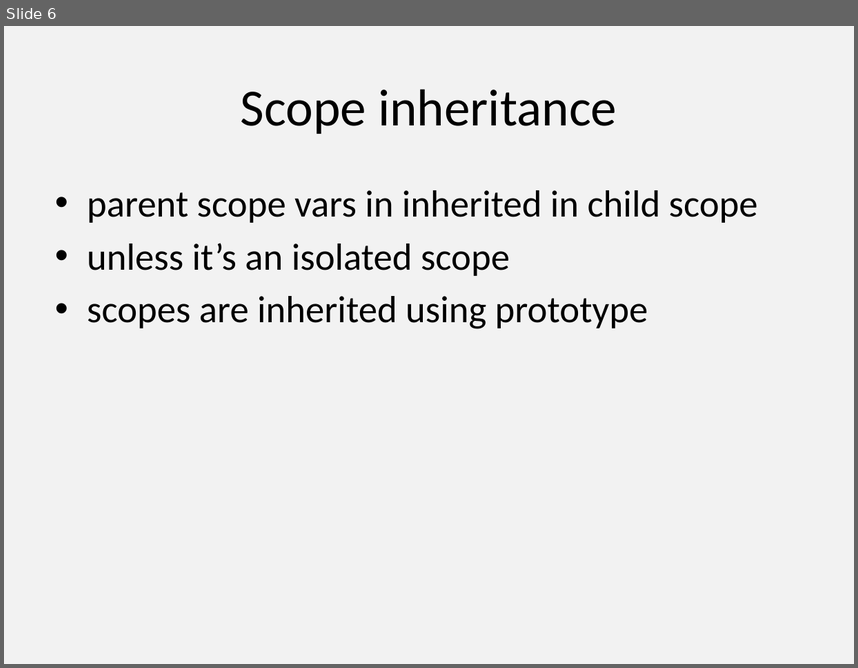
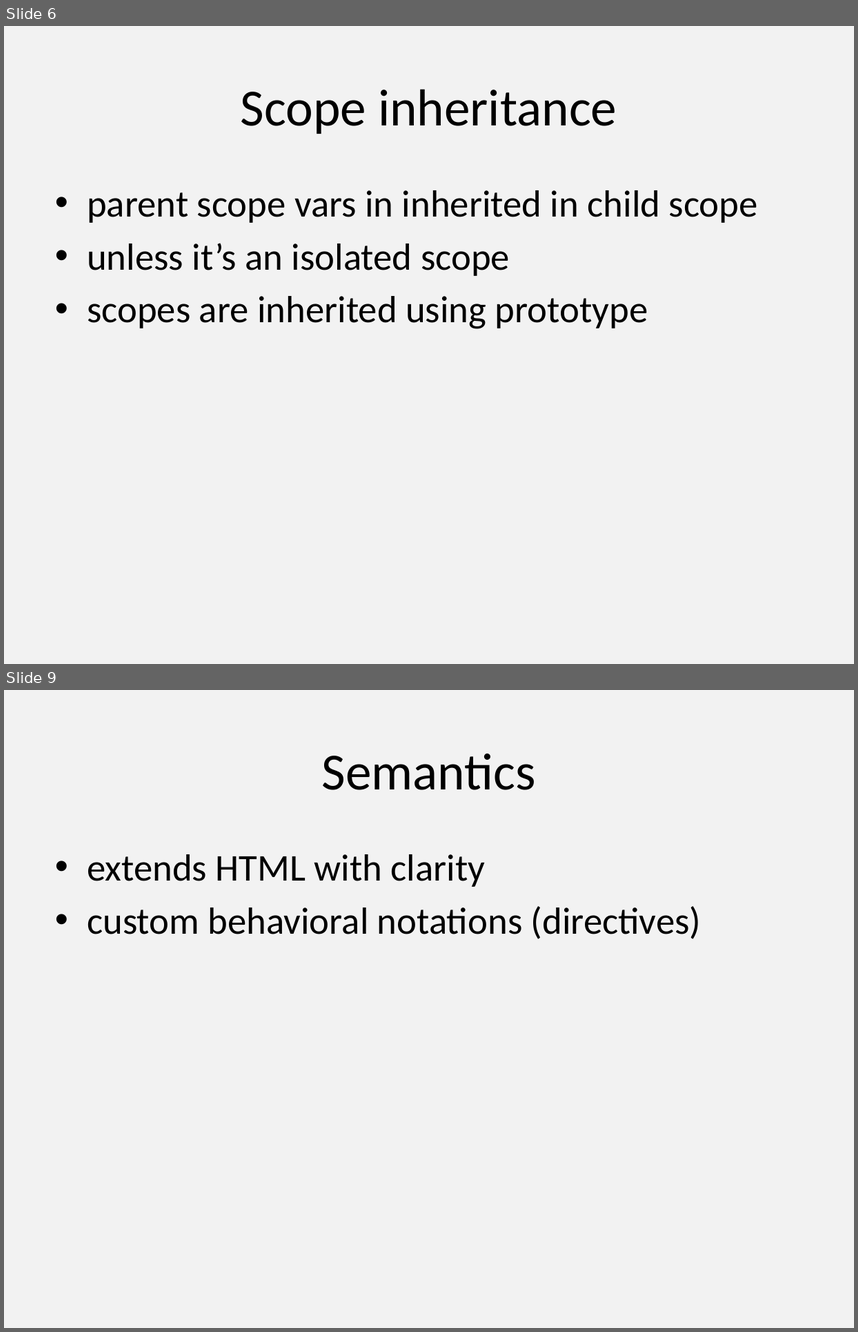
Before and after one commit to alexeymatveevp/angularjs-course, a slide deck: docs/01.pptx. Shown one above the other, each under a label of ours: slide 6 before the commit, slides 6 and 9 after it; the slides between them are not shown. The pictures are 858x668 and 858x1332 pixels, drawn with LibreOffice and Linux fonts; fonts in the diff are those of the drawing. Boxes give left, top, right and bottom in pixels: in the first picture for what was removed or moved away, otherwise in the second. Text is boxed around its words. In the diff, an @@ line names an element or a change of style, - is before the commit and + after.

```diff
--- a/docs/01.pptx
+++ b/docs/01.pptx
@@ slide 9 added at (4,690,854,1328), background #F2F2F2 @@
@@ title added at (322,753,536,790), 44 pt, text #000000 @@
+Semantics
@@ text added at (87,854,702,939), 32 pt, text #000000 @@
+• extends HTML with clarity
+• custom behavioral notations (directives)
```
Also in this commit, not shown: 3 other slides added, 2 other files.
